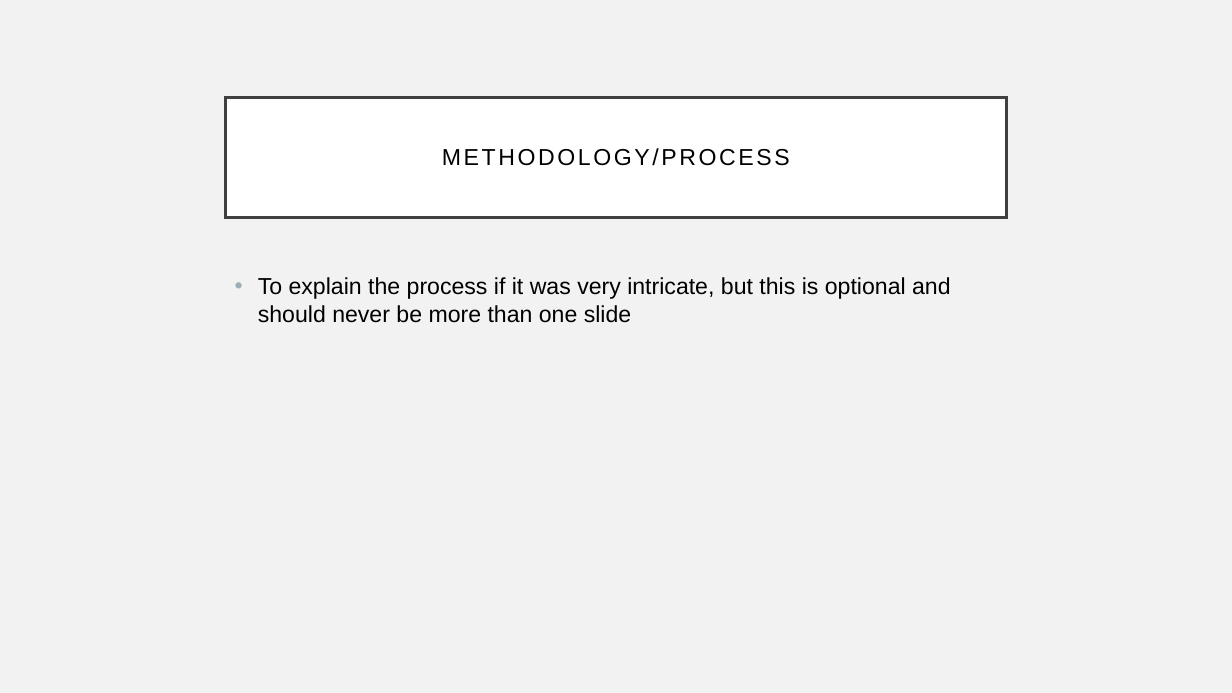
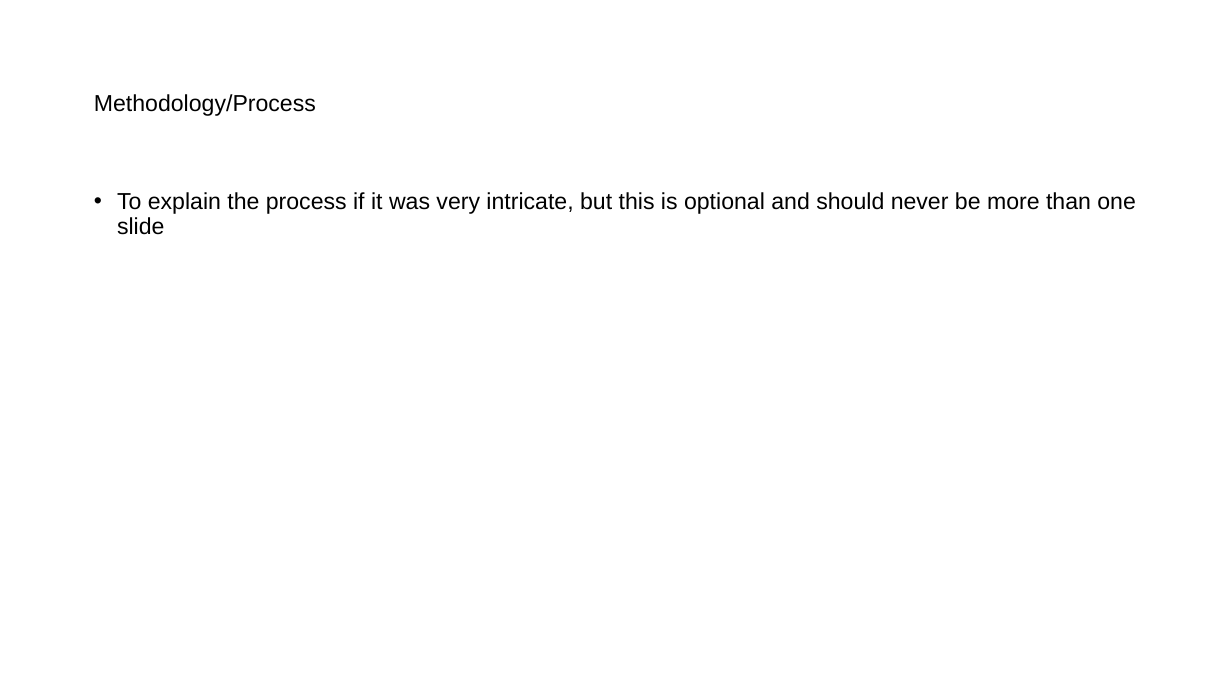
Before and after one commit to mathisme/ThinkfulDSFinalCapstone, a slide deck: slide 7 of PresentationTemplate.pptx. Drawn at 1232x693 pixels with LibreOffice and Linux fonts; fonts in the diff are those of the drawing. Boxes give left, top, right and bottom in pixels: in the first picture for what was removed or moved away, otherwise in the second. Text is boxed around its words. In the diff, an @@ line names an element or a change of style, - is before the commit and + after.

```diff
--- a/PresentationTemplate.pptx
+++ b/PresentationTemplate.pptx
@@ background #F2F2F2 to #FFFFFF @@
@@ title "Methodology/Process": place and size @@
-title "Methodology/Process" at bbox=[226, 97, 1006, 217]
+title "Methodology/Process" at bbox=[94, 94, 316, 116]
@@ title "Methodology/Process" at bbox=[94, 94, 316, 116]: fill #FFFFFF to none; outline #404040 2.5 pt to none @@
@@ title at bbox=[94, 94, 316, 116]: text changed @@
-METHODOLOGY/PROCESS
+Methodology/Process
@@ text "To explain the process if ...": place and size @@
-text "To explain the process if ..." at bbox=[258, 277, 951, 323]
+text "To explain the process if ..." at bbox=[117, 192, 1136, 235]
@@ text "To explain the process if ..." at bbox=[117, 192, 1136, 235]: line spacing 1 to 0.9 @@
```
Also in this commit, not shown: 12 other slides changed, 1 other file.
